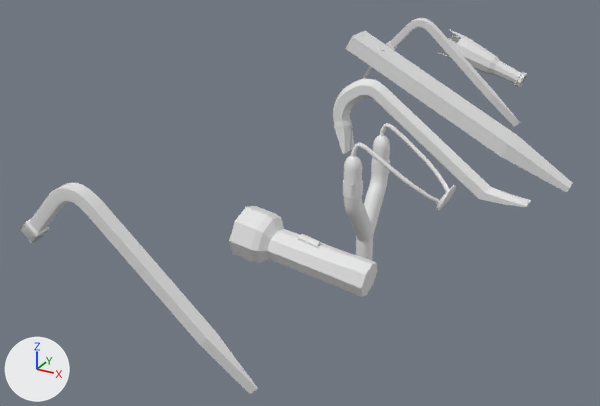
The Blender file weapons_tools_armor1.blend: old version first, new version second.
Rendered twice from a 50 mm lens placed at (29.9, -27.6, 38.3), pointed at (-9.7, 44.4, 2.4). Every picture has the same lights, and +X, +Y and +Z are marked at lower left.

Objects in the first picture: '2x4 plank', 'Broken Bottle', 'Crow Bar', 'Flashlight', 'Slingshot', 'Tire Iron', 'Tire Iron.001'.
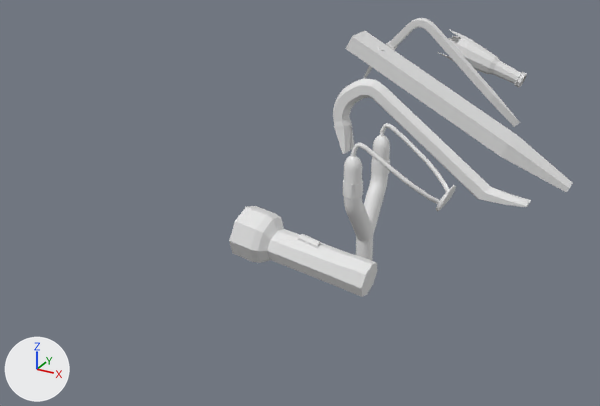
The change in detail:
Object 'Tire Iron.001' (ob_tire_iron_001) is deleted.

Where the change shows, as pixel boxes [x1, y1, x2, y2] in the pictures (600 x 406 px):
'Tire Iron.001', deleted: before [20, 182, 258, 394]
